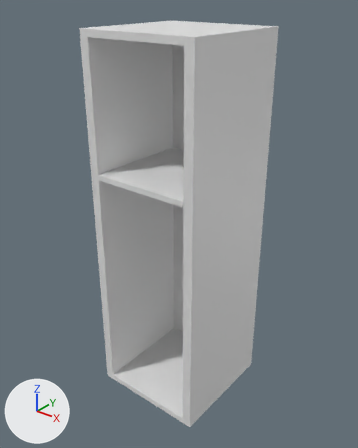
Renders of the Blender file Assets/Anson/Models/Locker.blend from each side of a commit.
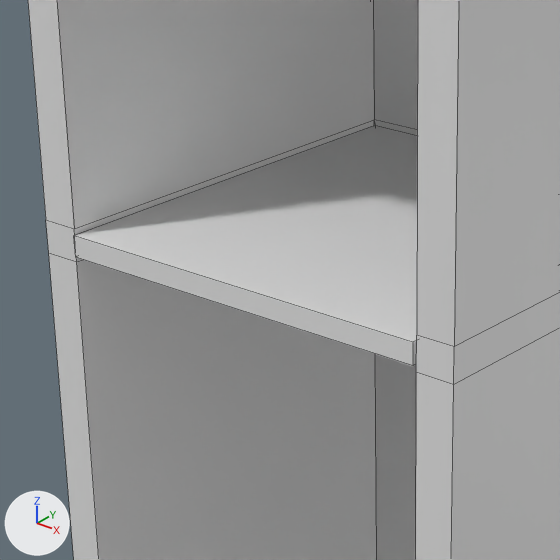
There are two pictures of each version: one whole from a camera (50 mm lens) standing at (1.87, -2.36, 2.72) and looking at (-0.01, 0.0, 1.26), one close up on the part from 22% to 61% of the width and 26% to 57% of the height. Lighting does not change. The marker at lower left points along +X, +Y and +Z. The close-ups show mesh edges as thin lines.

The scene before the commit, as lines of its bpy script (objects in view):
```python
me_cube = bpy.data.meshes.new('Cube')
me_cube.from_pydata(...)  # 40 vertices, 38 faces; spans x -0.25..0.25, y -0.253..0.25, z -0.25..0.25
# before: 36 (0.208, -0.253, 0.081) at pixel (412, 342), 37 (0.208, -0.253, 0.074) at pixel (412, 365), 38 (-0.208, -0.253, 0.074) at pixel (75, 257), 39 (-0.208, -0.253, 0.081) at pixel (73, 235)
ob_cube = bpy.data.objects.new('Cube', me_cube)
ob_cube.location = (0.0, 0.0, 1.25)
ob_cube.scale = (1.6, 1.6, 5.0)
```
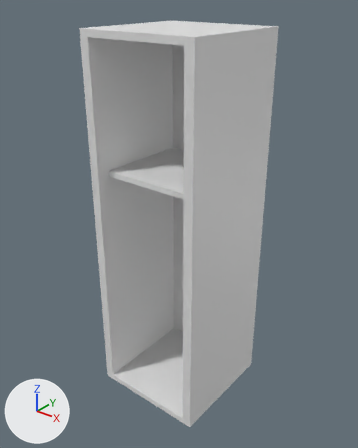
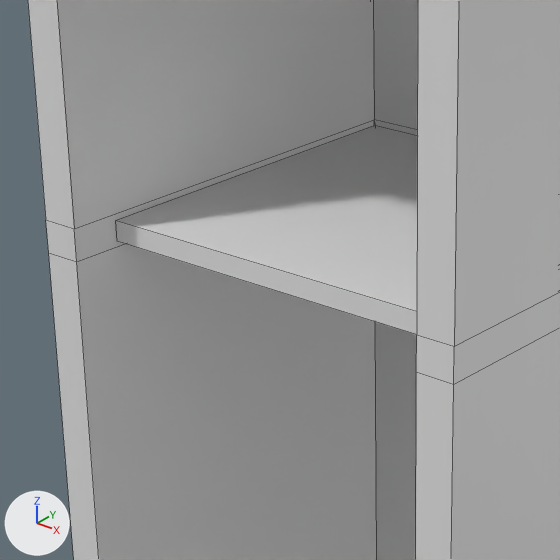
The change in detail:
me_cube has 40 vertices, 38 faces and spans x -0.25..0.25, y -0.253..0.25, z -0.25..0.25.
me_cube is used by ob_cube; location (0.0, 0.0, 1.25); scale (1.6, 1.6, 5.0).
Part 1, on me_cube:
Vertices 36 to 39 of me_cube move by (0.0, 0.056, 0.0).

Changed parts and their boxes (x1, y1, x2, y2) in the close-ups (560 x 560 px; the box of a moved part takes in the faces that stretch with it):
part 1 of me_cube, moved or reshaped
    before: (74, 125, 417, 366)
    after: (116, 125, 417, 335)
